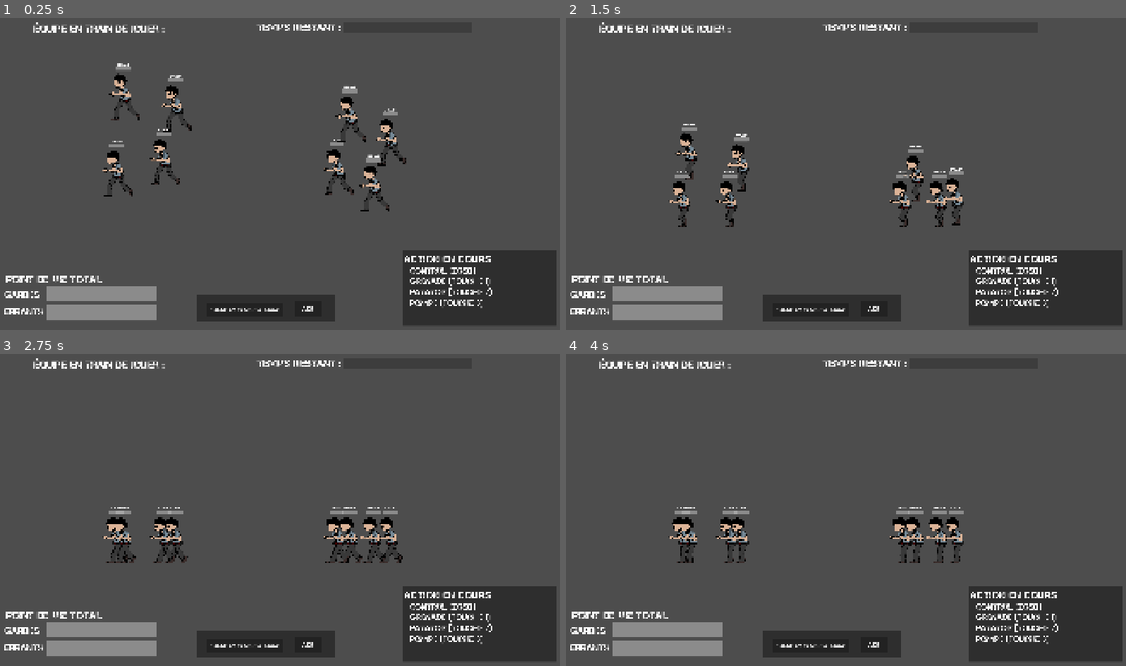
Above: before the commit, frames 1-4 (two rows, left to right).
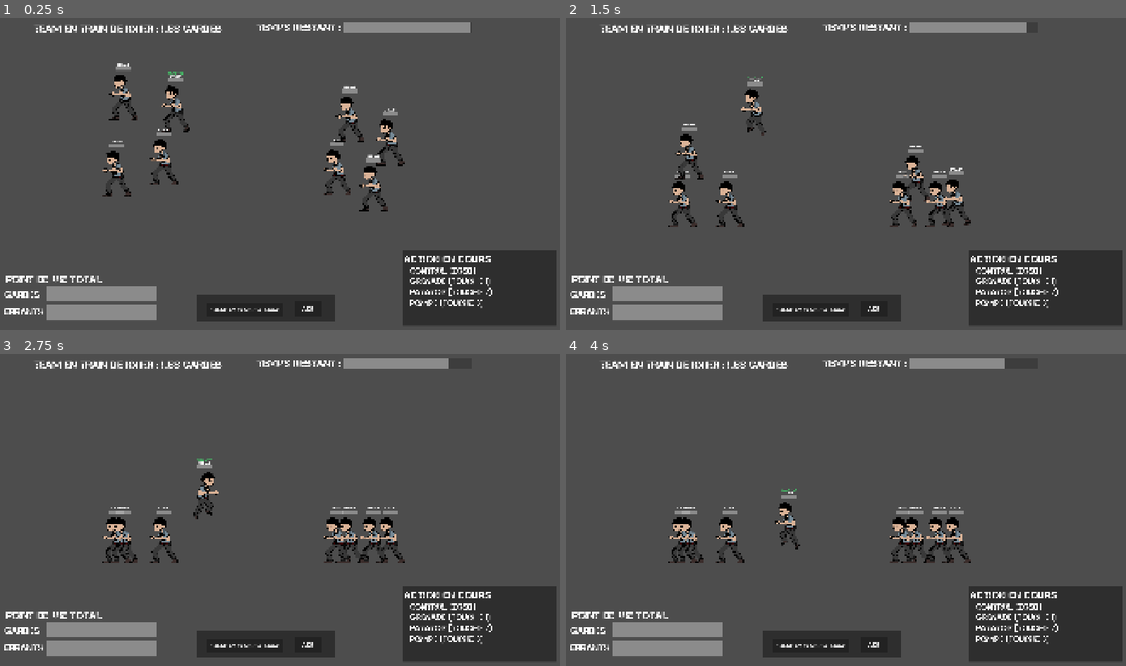
Above: after the commit, the same moments.

Repository: t0qen/baudo-game-jam-autumn
Game: Godot game, scene res://scenes/main.tscn
Same seed, same stepped clock (60 frames per second), same inputs: the game is played once before the commit and once after it. The engine's default icon, where the game draws it, is replaced by a stand-in: a white triangle on a blue panel in a dark square. Sound files missing from this copy of the repository are replaced by a short silence.
Inputs:
- Up to frame 1 (0.25 s): no input
- Up to frame 2 (1.5 s): hold Right (right) 0.53-1.28 s; hold W (aim_left) 0.53-1.28 s; tap Space (jump) at 0.77 s; hold Left (left) from 1.28 s (still down); tap Down (aim_right) at 1.35 s
- Up to frame 3 (2.75 s): tap Space (jump) at 1.52 s; release Left (left) at 2.03 s; hold Right (right) from 2.03 s (still down); tap 1 (bomb) at 2.1 s
- Up to frame 4 (4 s): tap 3 (pompe) at 2.85 s; tap Space (jump) at 3.02, 3.77 s; release Right (right) at 3.53 s; hold Left (left) from 3.53 s (still down); tap 2 (rocket) at 3.6 s

The runs differ from the first frame. In frame 1, 2.1% of the frame differs, in the area x 5-85%, y 1-62%; in frame 2, 2.6%, in the area x 5-83%, y 1-67%; in frame 3, 2.4%; in frame 4, 2.3%.
Error before the commit: Parse Error: Identifier "current" not declared in the current scope. (res://scripts/bidule_manager.gd:24)

Commit message:
Update bidule_manager.gd

Diff:
--- a/scripts/bidule_manager.gd
+++ b/scripts/bidule_manager.gd
@@ -21,7 +21,7 @@
 	selected_mob_changed.emit(current_bidule)
 
 func get_mob_position():
-	return current.global_position
+	return current_bidule.global_position
 
 # Called every frame. 'delta' is the elapsed time since the previous frame.
 func _process(delta: float) -> void:
